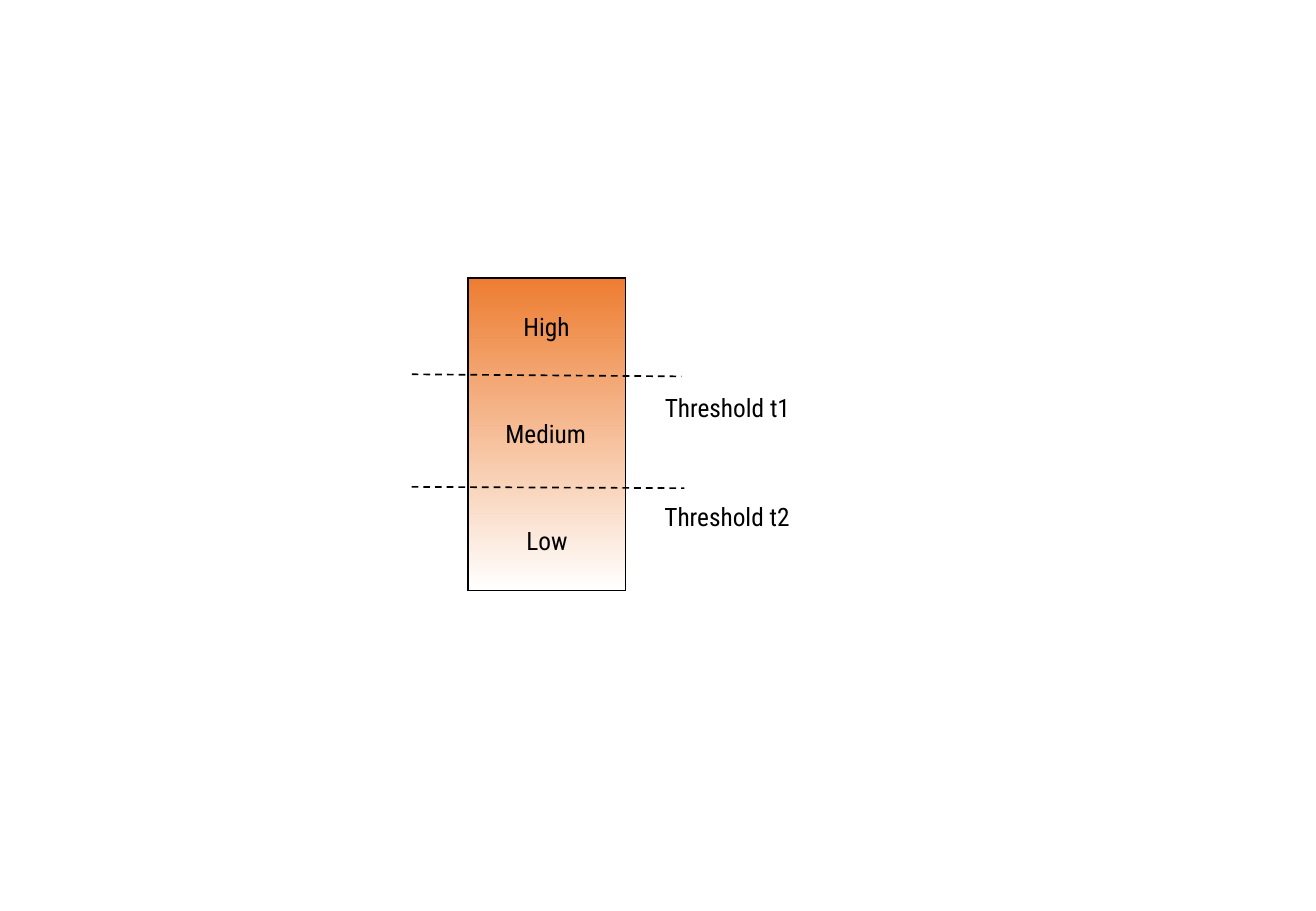
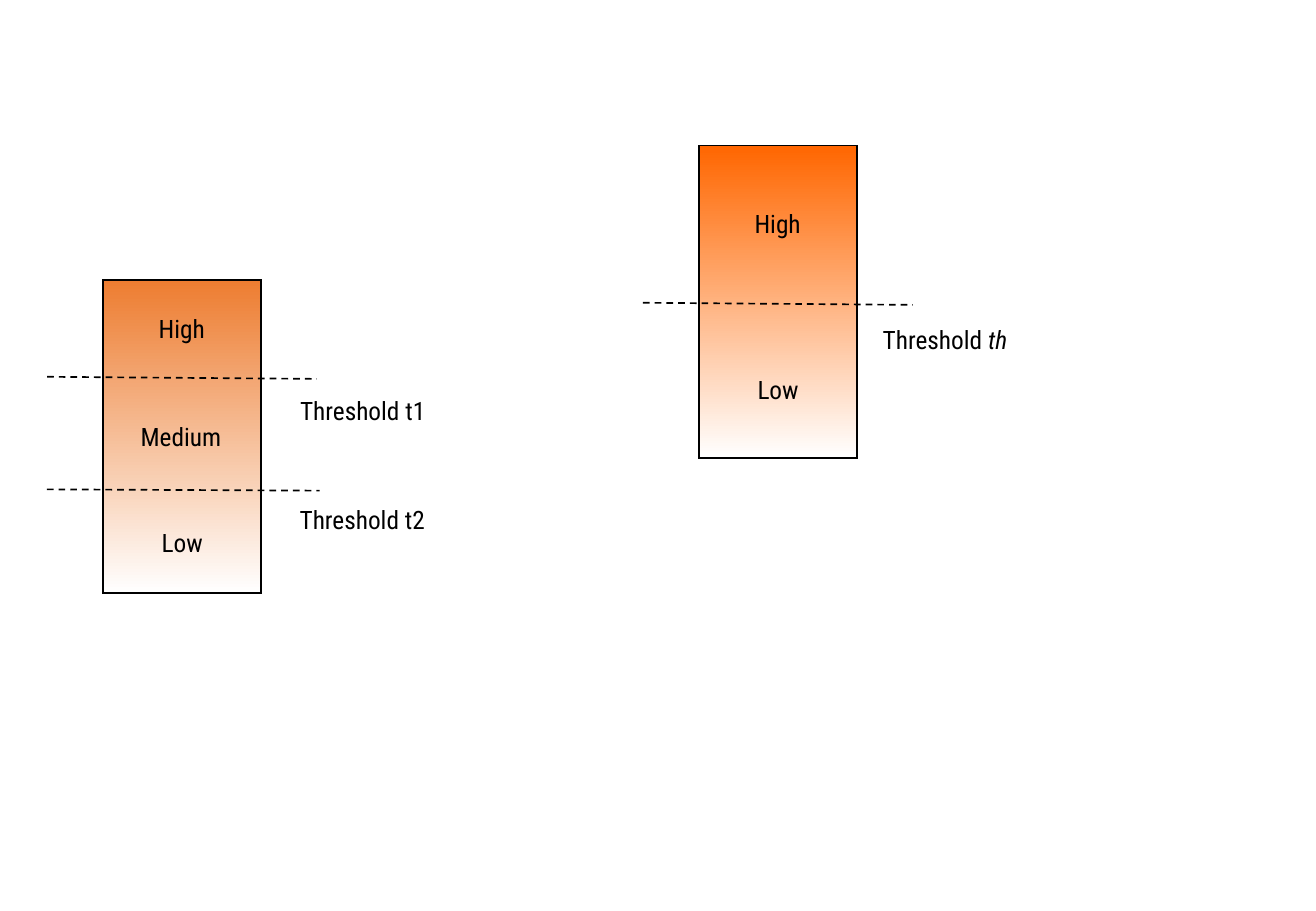
Before and after one commit to romyngo/mcm-thesis, a slide deck: slide 8 of Drawings/Drawing.pptx. Drawn at 1316x911 pixels with LibreOffice and Linux fonts; fonts in the diff are those of the drawing. Boxes give left, top, right and bottom in pixels: in the first picture for what was removed or moved away, otherwise in the second. Text is boxed around its words. In the diff, an @@ line names an element or a change of style, - is before the commit and + after.

Commit message:
added drawing

```diff
--- a/Drawings/Drawing.pptx
+++ b/Drawings/Drawing.pptx
@@ group added at (643, 146, 1007, 458): 3 texts, 1 rectangle, 1 line @@
+High
+Low
+Threshold th
@@ text "Threshold t1": place and size @@
-text "Threshold t1" at (665, 398, 790, 418)
+text "Threshold t1" at (300, 401, 425, 421)
@@ 4 texts, 2 lines, 1 rectangle: place and size @@
-4 texts, 2 lines, 1 rectangle at (412, 278, 790, 591)
+4 texts, 2 lines, 1 rectangle at (47, 281, 425, 593)
```
